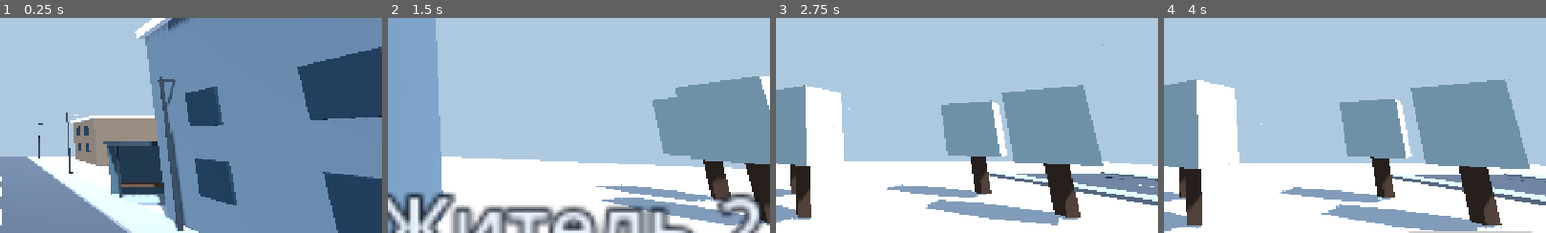
Above: before the commit, frames 1-4 (left to right).
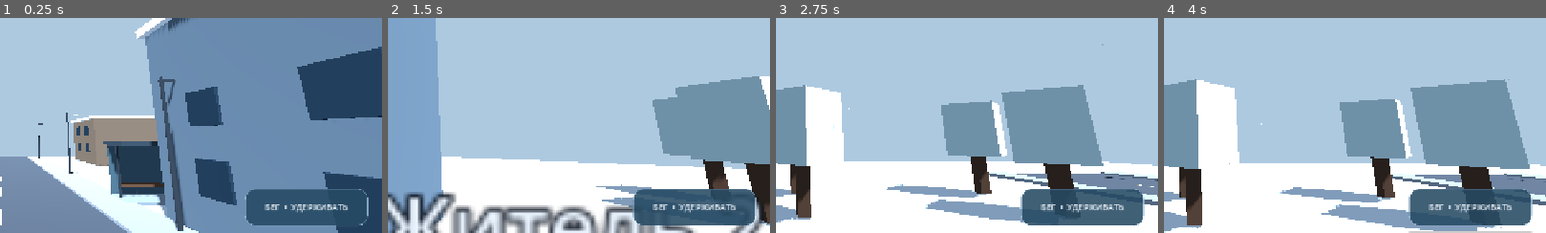
Above: after the commit, the same moments.

Repository: avioverse6-create/BLACK-CAPTS
Game: Godot game, scene res://scenes/main.tscn
Two runs of this game, one before a commit and one after it. Both use one fixed random seed, a clock stepped at 60 frames per second and the inputs below.
Inputs (mouse positions are % of the whole screen's width and height, from its top left):
- Up to frame 1 (0.25 s): no input
- Up to frame 2 (1.5 s): drag from (9, 85) to (60, 28) at 0.52 s; drag from (30, 55) to (45, 70) at 1.27 s
- Up to frame 3 (2.75 s): move the mouse to (60, 28) at 2.02 s; hold Right (ui_right) from 2.03 s (still down)
- Up to frame 4 (4 s): release Right (ui_right) at 2.75 s; drag from (45, 70) to (20, 35) at 2.77 s; click "ПОГОВОРИТЬ" at 3.5 s
The pictures show only the part of the screen within x 50-100%, y 37-87%; the shares and areas given below are measured in that part.

The runs differ from the first frame. In frame 1, 3.9% of the frame differs, in the area x 64-97%, y 79-97%; in frame 2, 5.2%; in frame 3, 5.3%; in frame 4, 5.3%.

Commit message:
Add hold-to-sprint touch control

Diff:
--- a/scripts/main.gd
+++ b/scripts/main.gd
@@ -334,6 +334,27 @@
     interact_button.pressed.connect(Callable(player_node, "interact"))
     layer.add_child(interact_button)
 
+    var sprint_button := Button.new()
+    sprint_button.text = "БЕГ  •  УДЕРЖИВАТЬ"
+    sprint_button.anchor_left = 1.0
+    sprint_button.anchor_top = 1.0
+    sprint_button.anchor_right = 1.0
+    sprint_button.anchor_bottom = 1.0
+    sprint_button.offset_left = -230
+    sprint_button.offset_top = -166
+    sprint_button.offset_right = -24
+    sprint_button.offset_bottom = -104
+    sprint_button.add_theme_font_size_override("font_size", 14)
+    sprint_button.add_theme_color_override("font_color", Color(0.96, 0.98, 1.0))
+    sprint_button.add_theme_color_override("font_hover_color", Color.WHITE)
+    var sprint_style := button_style.duplicate() as StyleBoxFlat
+    sprint_style.bg_color = Color(0.15, 0.29, 0.39, 0.88)
+    sprint_button.add_theme_stylebox_override("normal", sprint_style)
+    sprint_button.add_theme_stylebox_override("pressed", sprint_style)
+    sprint_button.button_down.connect(Callable(player_node, "set_sprinting").bind(true))
+    sprint_button.button_up.connect(Callable(player_node, "set_sprinting").bind(false))
+    layer.add_child(sprint_button)
+
     var move_label := Label.new()
     move_label.text = "ДВИЖЕНИЕ"
     move_label.position = Vector2(56, 18)
